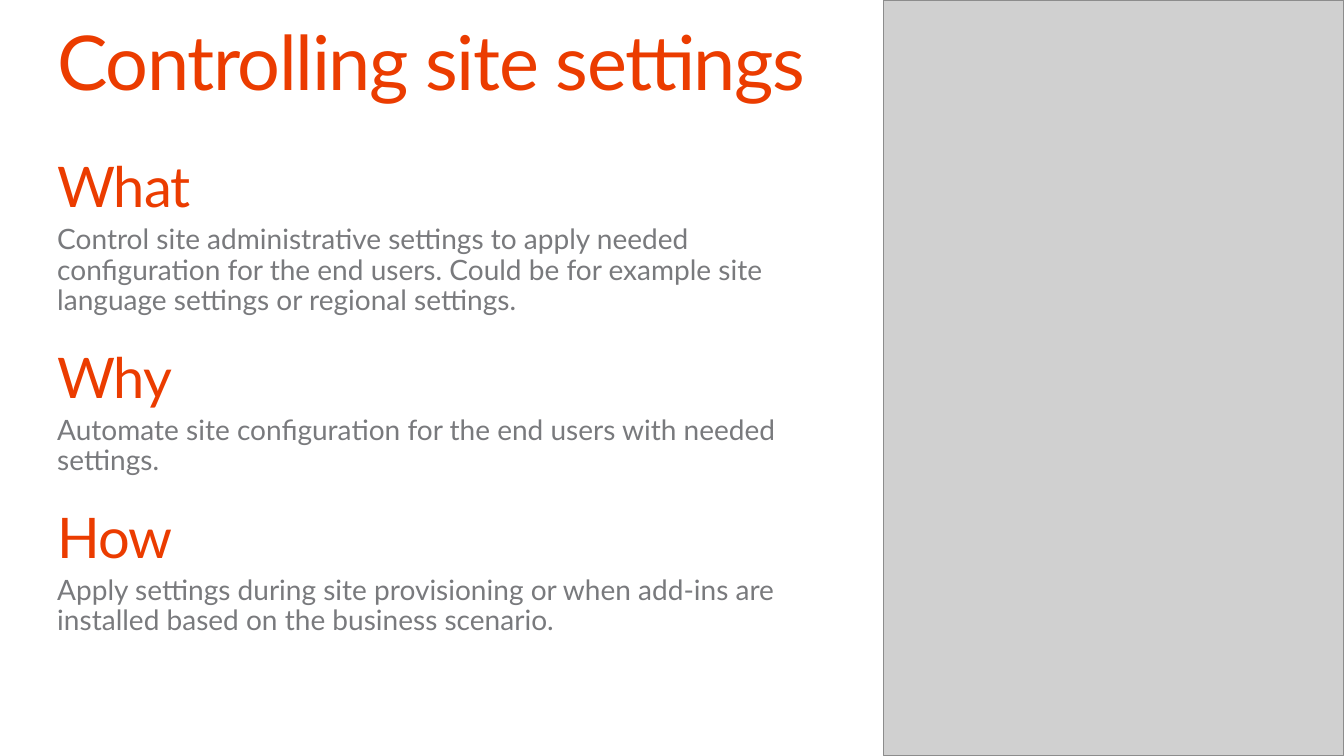
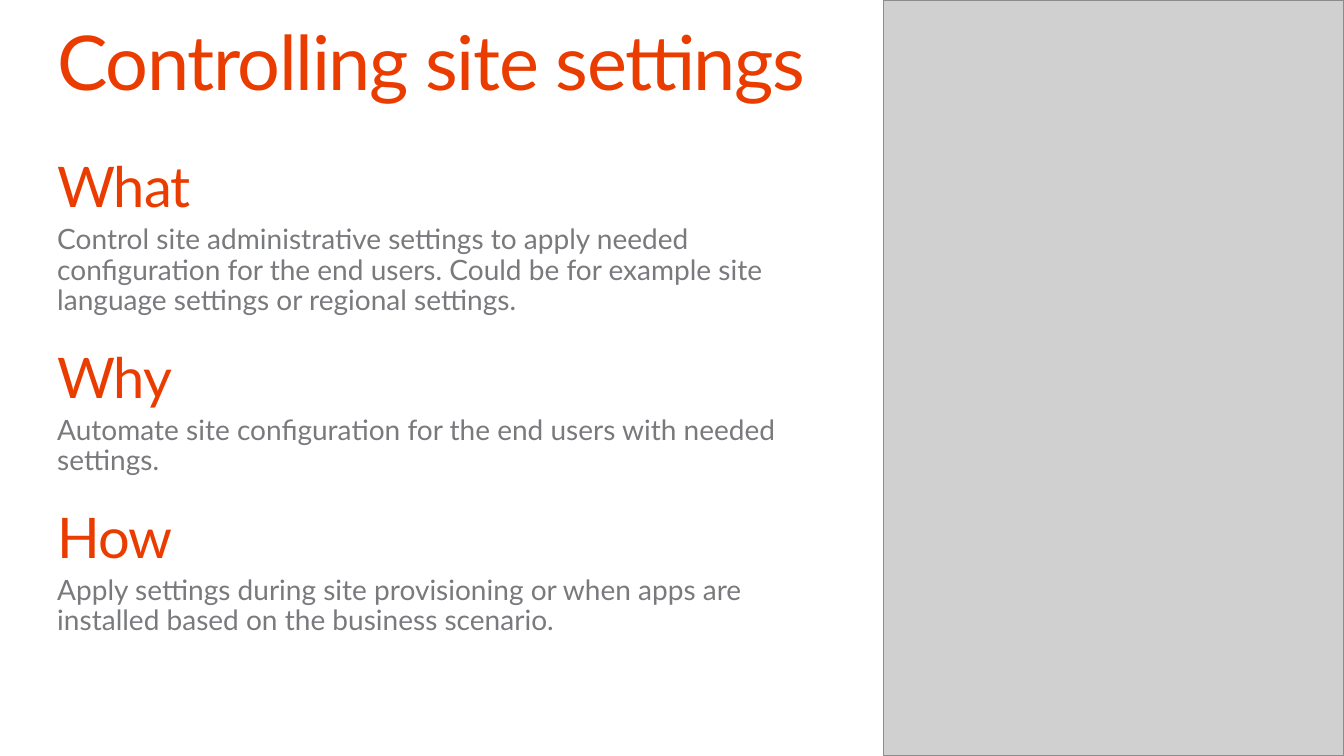
Before and after one commit to OfficeDev/TrainingContent, a slide deck: slide 19 of O3658/02 Managing site settings using app model/2_SiteManagement.pptx. Drawn at 1344x756 pixels with LibreOffice and Linux fonts; fonts in the diff are those of the drawing; grey boxes stand for pictures; background and template pictures are left out. Boxes give left, top, right and bottom in pixels: in the first picture for what was removed or moved away, otherwise in the second. Text is boxed around its words. In the diff, an @@ line names an element or a change of style, - is before the commit and + after.

```diff
--- a/O3658/02 Managing site settings using app model/2_SiteManagement.pptx
+++ b/O3658/02 Managing site settings using app model/2_SiteManagement.pptx
@@ text at (x1=57, y1=579, x2=741, y2=630): text changed @@
-  Apply settings during site provisioning or when add-ins are installed based on the business scenario.
+  Apply settings during site provisioning or when apps are installed based on the business scenario.
```
Also in this commit, not shown: 15 other slides changed, 1 slide added, 1 slide removed, 1 other file.
